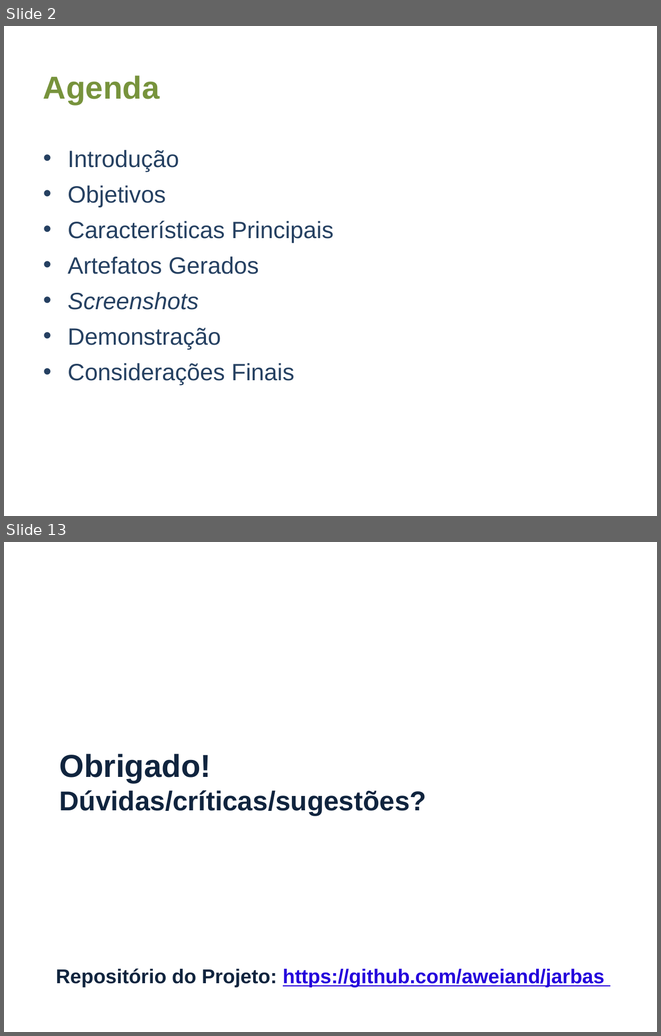
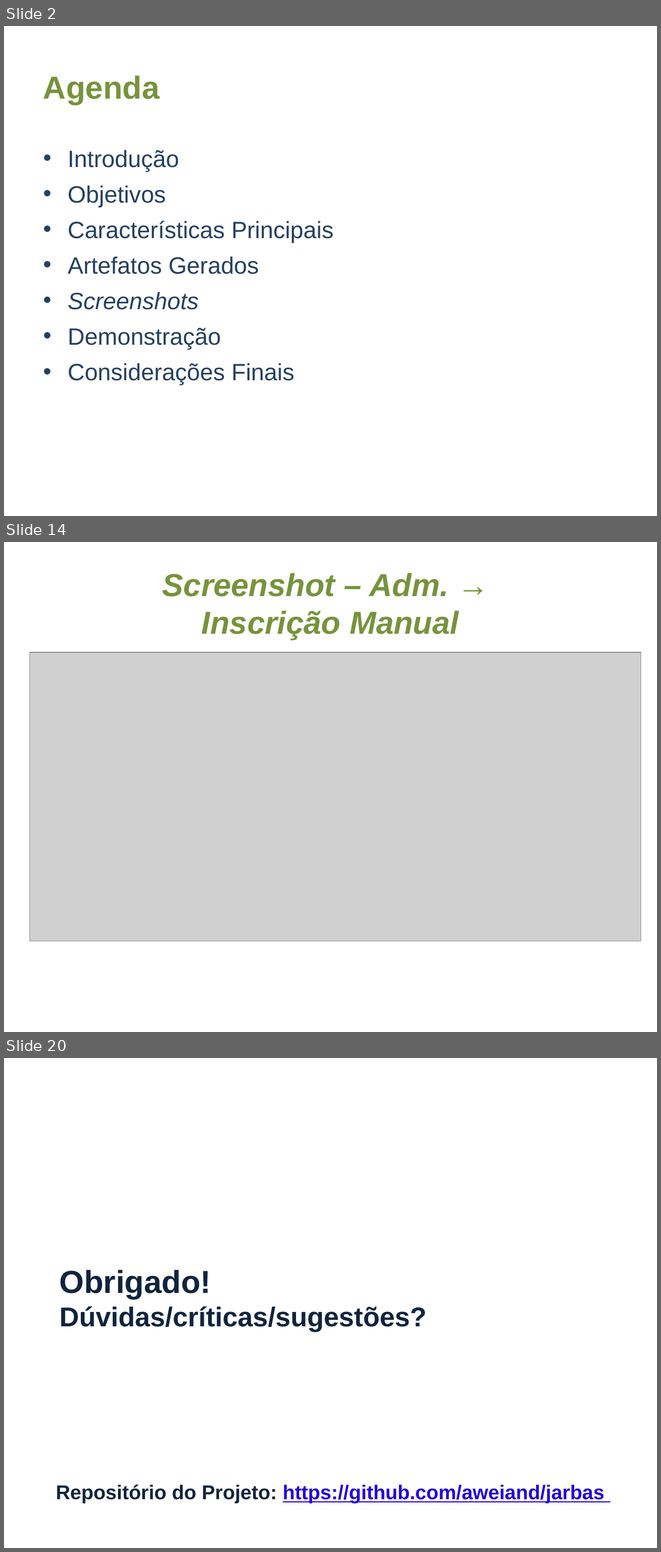
Before and after one commit to aweiand/jarbas, a slide deck: assets/docs/Apresentacao Jarbas.odp. Shown one above the other, each under a label of ours: slides 2 and 13 before the commit, slides 2, 14 and 20 after it; the slides between them are not shown. The pictures are 661x1036 and 661x1552 pixels, drawn with LibreOffice and Linux fonts; fonts in the diff are those of the drawing; grey boxes stand for pictures; background and template pictures are left out. Boxes give left, top, right and bottom in pixels: in the first picture for what was removed or moved away, otherwise in the second. Text is boxed around its words. In the diff, an @@ line names an element or a change of style, - is before the commit and + after.

```diff
--- a/assets/docs/Apresentacao Jarbas.odp
+++ b/assets/docs/Apresentacao Jarbas.odp
@@ slide 14 added at box(4, 542, 657, 1032), background #FFFFFF @@
@@ title added at box(162, 573, 459, 640), 35 pt, text #77933C, bold, italic @@
+Screenshot – Adm. →
+Inscrição Manual
@@ picture added at box(29, 652, 641, 941) @@
@@ what was slide 13 is now slide 20 @@
```
Also in this commit, not shown: 7 slides changed, 9 other slides added, 3 slides removed, 7 other files.
